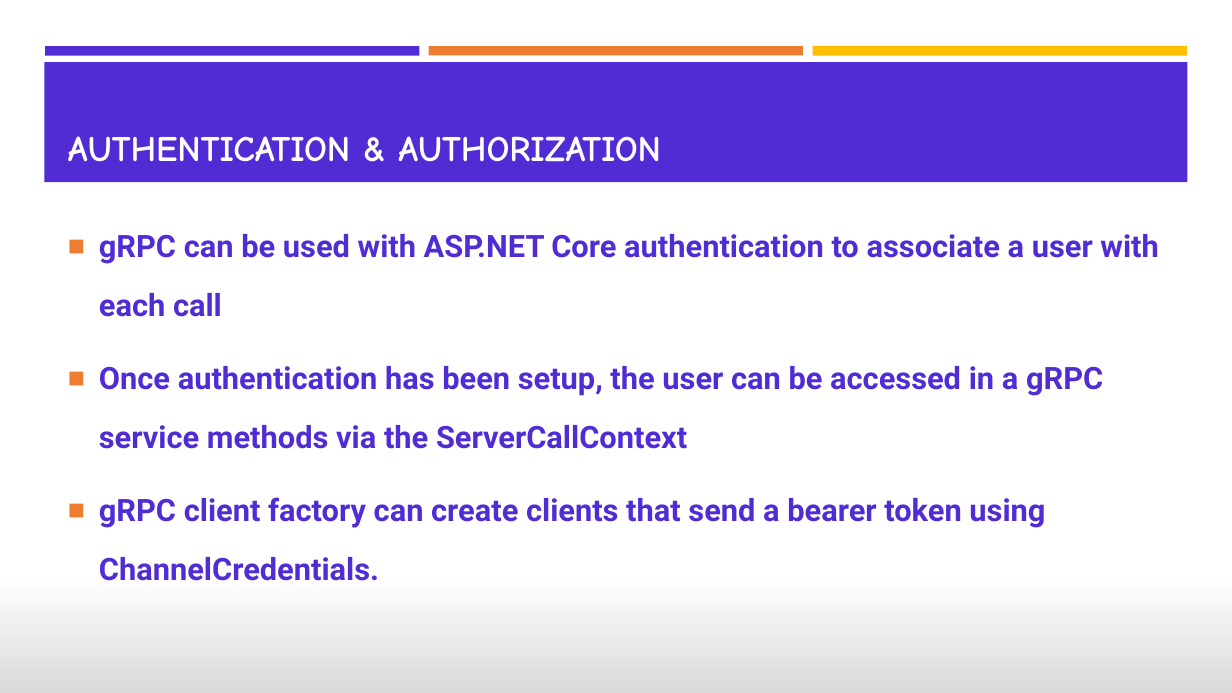
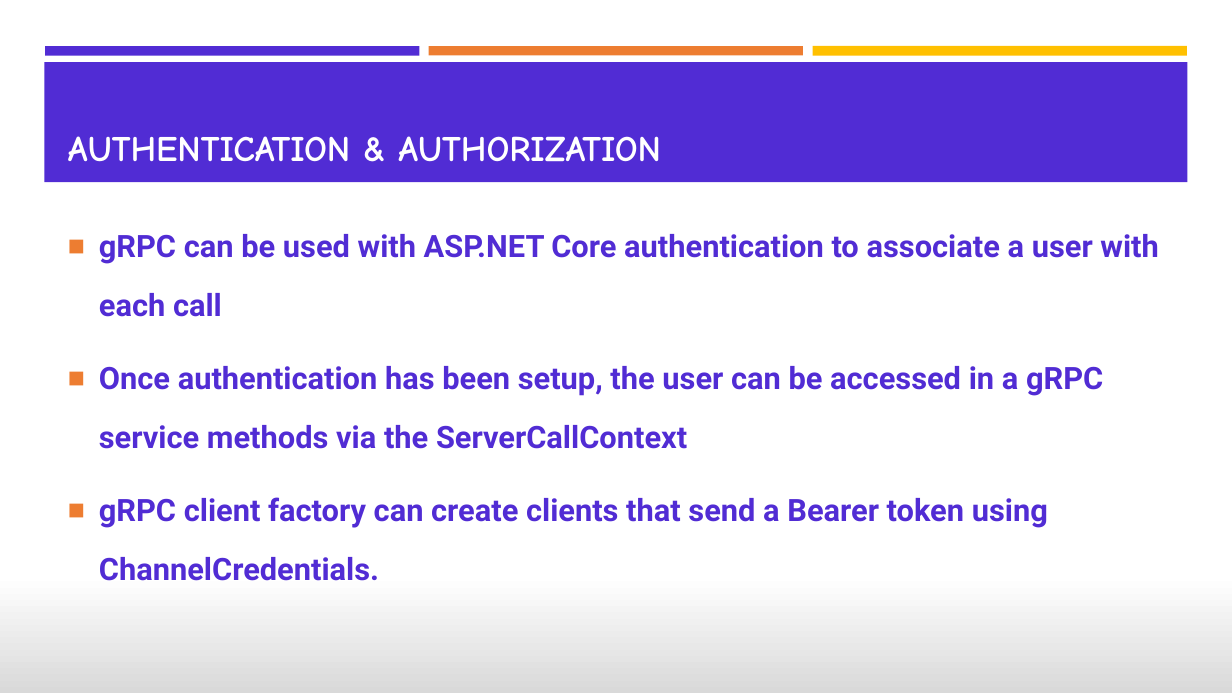
Before and after one commit to VahidFarahmandian/jinget-grpc, a slide deck: slide 10 of docs/Build High Performance Services With gRPC and .NET 5.pptx. Drawn at 1232x693 pixels with LibreOffice and Linux fonts; fonts in the diff are those of the drawing. Boxes give left, top, right and bottom in pixels: in the first picture for what was removed or moved away, otherwise in the second. Text is boxed around its words. In the diff, an @@ line names an element or a change of style, - is before the commit and + after.

```diff
--- a/docs/Build High Performance Services With gRPC and .NET 5.pptx
+++ b/docs/Build High Performance Services With gRPC and .NET 5.pptx
@@ text at bbox=[99, 497, 1048, 581]: text changed @@
-■ gRPC client factory can create clients that send a bearer token using ChannelCredentials.
+■ gRPC client factory can create clients that send a Bearer token using ChannelCredentials.
```
Also in this commit, not shown: 1 other slide changed, 4 other files.
